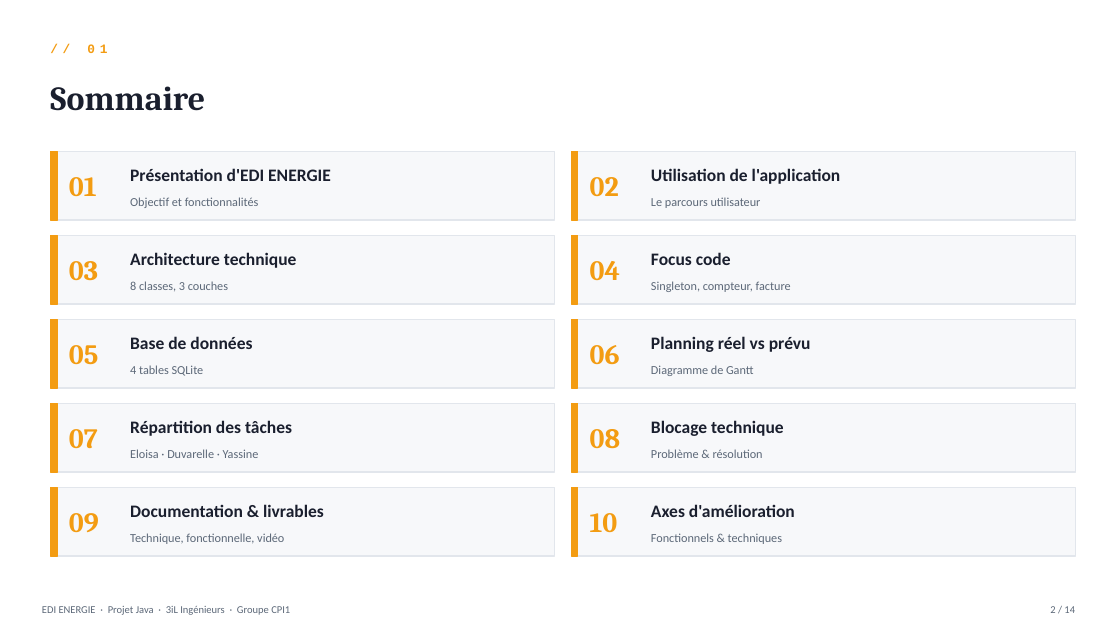
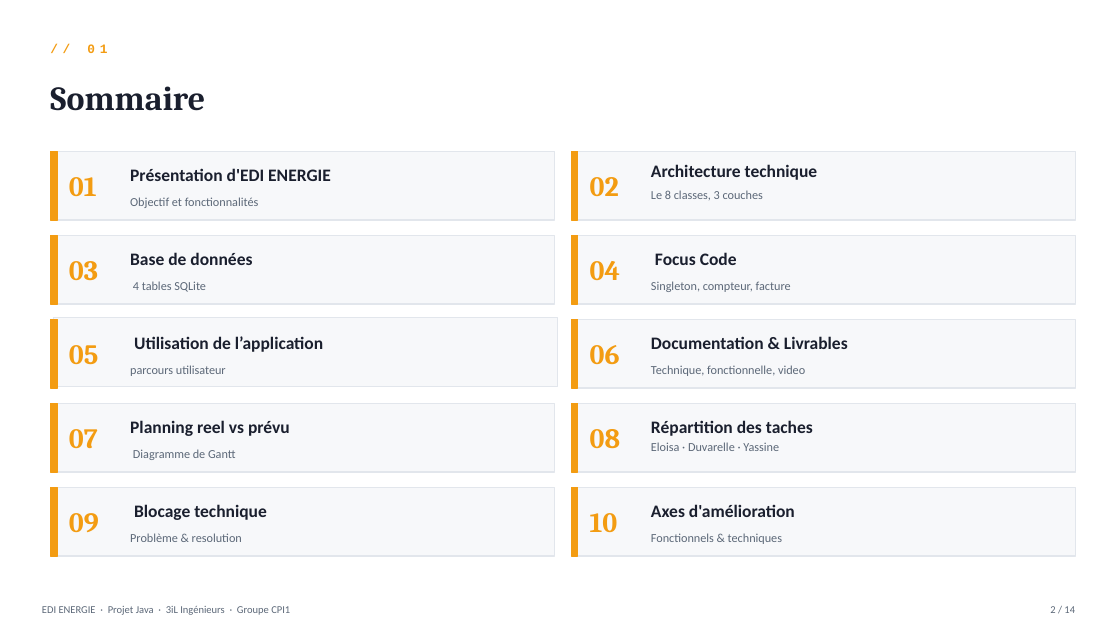
Before and after one commit to Yassinecherti/PROJETJAVA, a slide deck: slide 2 of EDI ENERGIE Soutenance.pptx. Drawn at 1120x630 pixels with LibreOffice and Linux fonts; fonts in the diff are those of the drawing. Boxes give left, top, right and bottom in pixels: in the first picture for what was removed or moved away, otherwise in the second. Text is boxed around its words. In the diff, an @@ line names an element or a change of style, - is before the commit and + after.

```diff
--- a/EDI ENERGIE Soutenance.pptx
+++ b/EDI ENERGIE Soutenance.pptx
@@ text at (x1=651, y1=164, x2=818, y2=180): text changed @@
-Utilisation de l'application
+Architecture technique
@@ text at (x1=651, y1=190, x2=763, y2=200): text changed @@
-Le parcours utilisateur
+Le 8 classes, 3 couches
@@ text at (x1=130, y1=252, x2=252, y2=265): text changed @@
-Architecture technique
+Base de données
@@ text at (x1=655, y1=252, x2=737, y2=265): text changed @@
-Focus code
+Focus Code
@@ text "4 tables SQLite" moved from (x1=130, y1=365, x2=204, y2=376) to (x1=133, y1=281, x2=206, y2=292) @@
@@ text removed at (x1=130, y1=281, x2=228, y2=291) @@
-8 classes, 3 couches
@@ rectangle moved from (x1=50, y1=319, x2=555, y2=388) to (x1=54, y1=318, x2=558, y2=386) @@
@@ text at (x1=134, y1=336, x2=323, y2=352): text changed @@
-Base de données
+Utilisation de l’application
@@ text at (x1=651, y1=336, x2=848, y2=349): text changed @@
-Planning réel vs prévu
+Documentation & Livrables
@@ text added at (x1=130, y1=365, x2=226, y2=376), 10.5 pt, text #5C6878 @@
+parcours utilisateur
@@ text at (x1=651, y1=365, x2=805, y2=376): text changed @@
-Diagramme de Gantt
+Technique, fonctionnelle, video
@@ text at (x1=130, y1=420, x2=290, y2=436): text changed @@
-Répartition des tâches
+Planning reel vs prévu
@@ text at (x1=133, y1=449, x2=236, y2=460): text changed @@
-Eloisa · Duvarelle · Yassine
+Diagramme de Gantt
@@ text at (x1=651, y1=420, x2=813, y2=436): text changed @@
-Blocage technique
+Répartition des taches
@@ text at (x1=651, y1=442, x2=779, y2=451): text changed @@
-Problème & résolution
+Eloisa · Duvarelle · Yassine
@@ text at (x1=134, y1=504, x2=267, y2=520): text changed @@
-Documentation & livrables
+Blocage technique
@@ text at (x1=130, y1=533, x2=242, y2=542): text changed @@
-Technique, fonctionnelle, vidéo
+Problème & resolution
```
Also in this commit, not shown: 8 other slides changed.
